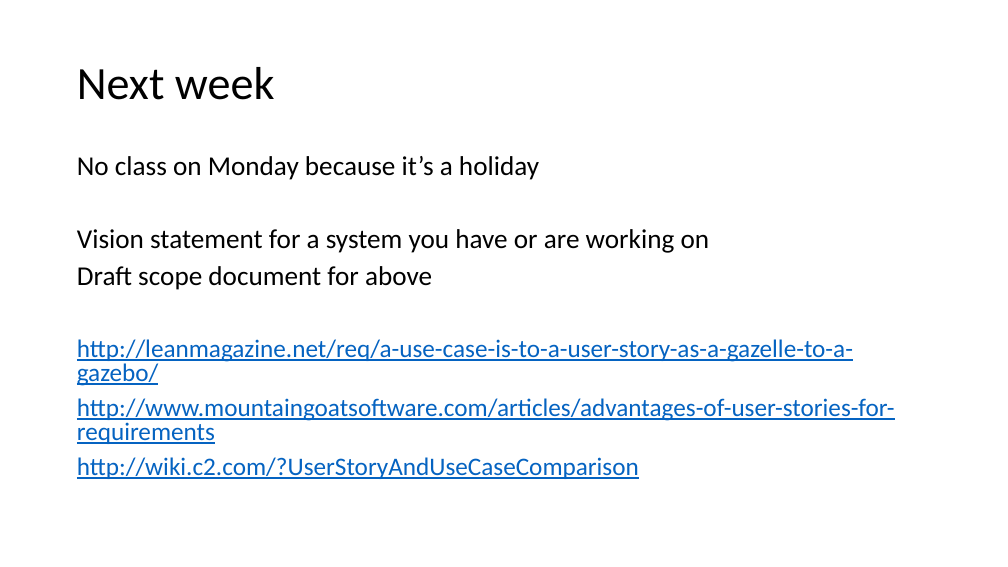
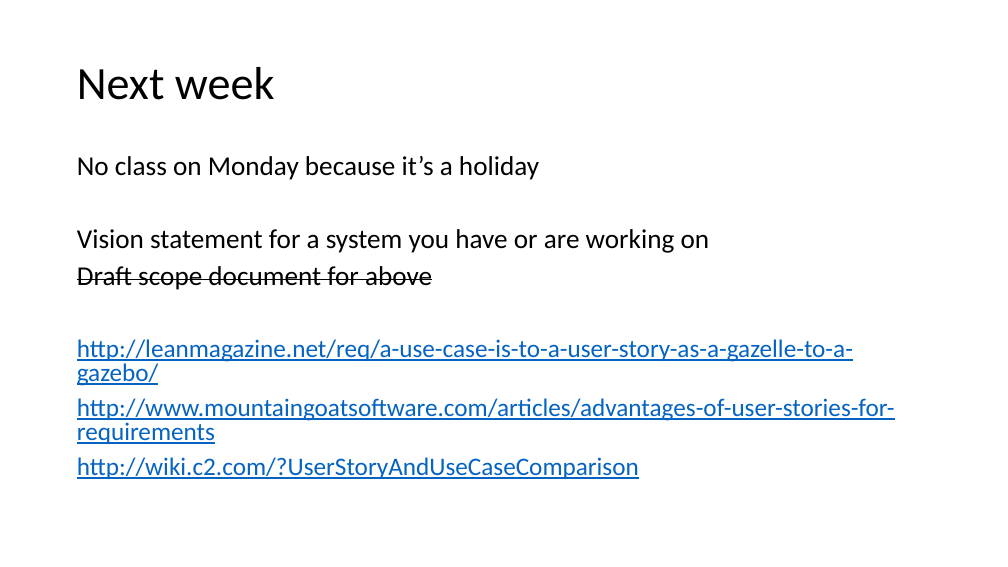
Before and after one commit to MengshanChen/SU_CPSC_5100_18FQ, a slide deck: slide 19 of lectures/Use cases and User stories.pptx. Drawn at 1008x567 pixels with LibreOffice and Linux fonts; fonts in the diff are those of the drawing. Boxes give left, top, right and bottom in pixels: in the first picture for what was removed or moved away, otherwise in the second. Text is boxed around its words. In the diff, an @@ line names an element or a change of style, - is before the commit and + after.

Commit message:
fixed issue with scope document requirement

```diff
--- a/lectures/Use cases and User stories.pptx
+++ b/lectures/Use cases and User stories.pptx
@@ text at bbox=[77, 266, 432, 290]: strikethrough on in "Draft scope document for above" @@
```
